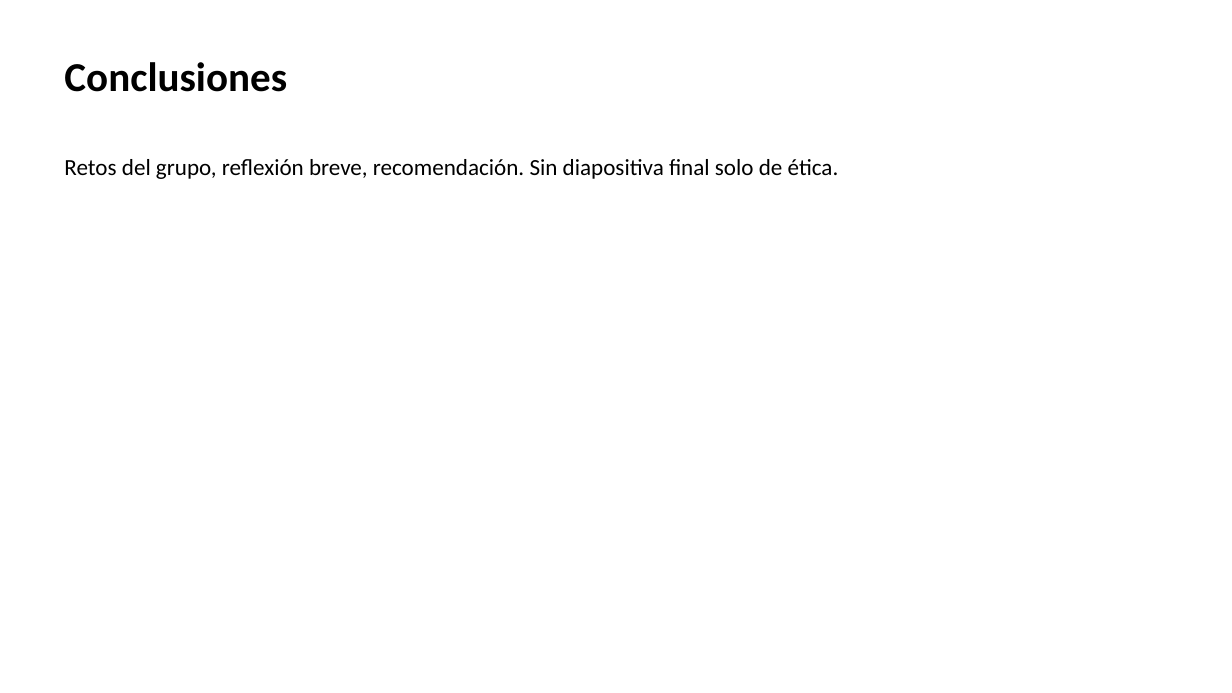
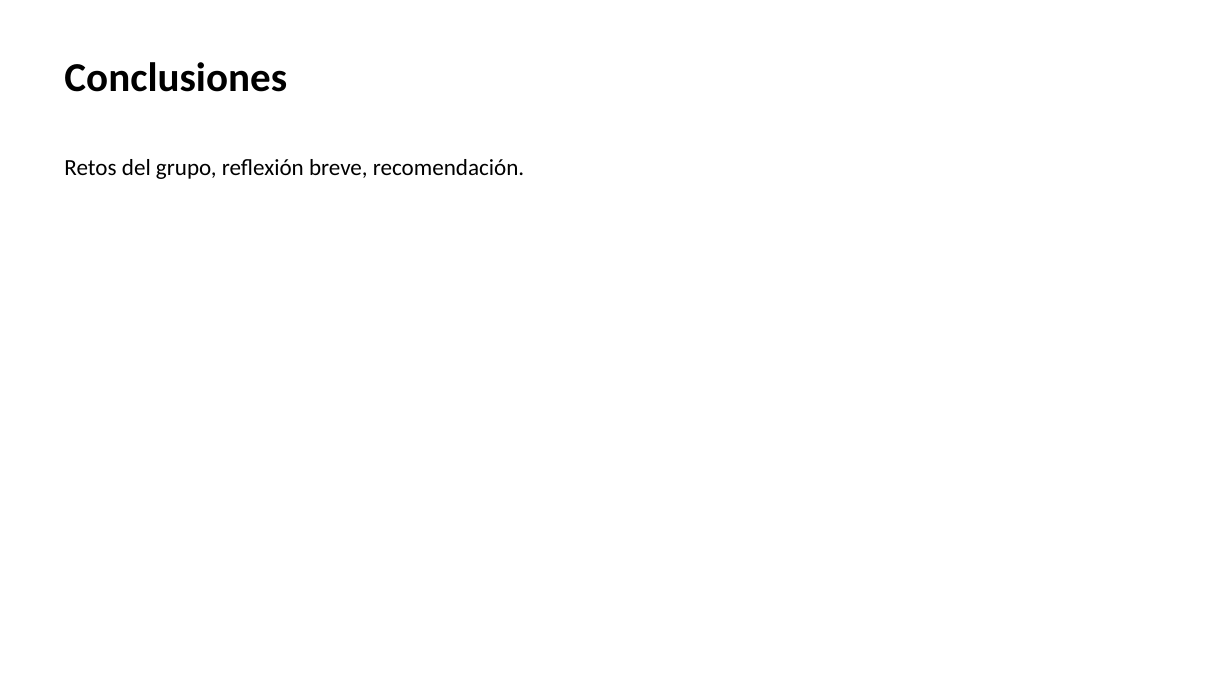
Before and after one commit to cabrerac/cabrerac.github.io, a slide deck: slide 6 of assets/documents/26-udenar-big-data/project-presentation-template.pptx. Drawn at 1232x693 pixels with LibreOffice and Linux fonts; fonts in the diff are those of the drawing. Boxes give left, top, right and bottom in pixels: in the first picture for what was removed or moved away, otherwise in the second. Text is boxed around its words. In the diff, an @@ line names an element or a change of style, - is before the commit and + after.

```diff
--- a/assets/documents/26-udenar-big-data/project-presentation-template.pptx
+++ b/assets/documents/26-udenar-big-data/project-presentation-template.pptx
@@ text at (64, 159, 524, 179): text changed @@
-Retos del grupo, reflexión breve, recomendación. Sin diapositiva final solo de ética.
+Retos del grupo, reflexión breve, recomendación.
```
Also in this commit, not shown: 6 other files.
